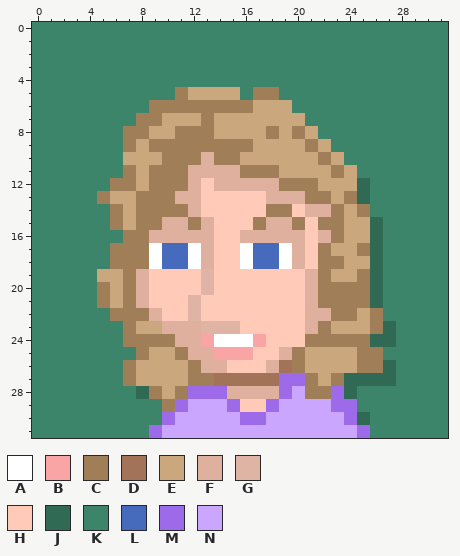
Two versions of one pixel-art sprite, dist/images/icons/Rebecca.png. Above, as it was before the edit.
The file is 128x128 pixels, drawn in blocks of 4x4; one block is one cell here.
Palette (. is transparent): A #ffffff  B #f9a5a5  C #a07f58  D #a27358  E #caa77d  F #e0b09e  G #e0b4a4  H #ffcbb8  J #306954  K #3d856a  L #466bbd  M #9d6be9  N #caa6ff
After the commit:
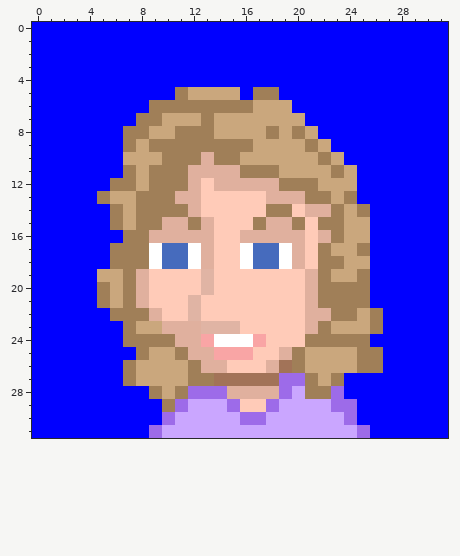
Change:
Colour K changes from #3d856a to #0000ff.
The author changed colour J to colour K in rows 12 to 13 at x 25; in rows 15 to 21 at x 26; in row 23 at x 27; in row 24 at x 26 to 27; in row 26 at x 27; in row 27 at x 24 to 27.
The author changed colour J to colour K in row 28 at x 8 and 24; in row 30 at x 25.
